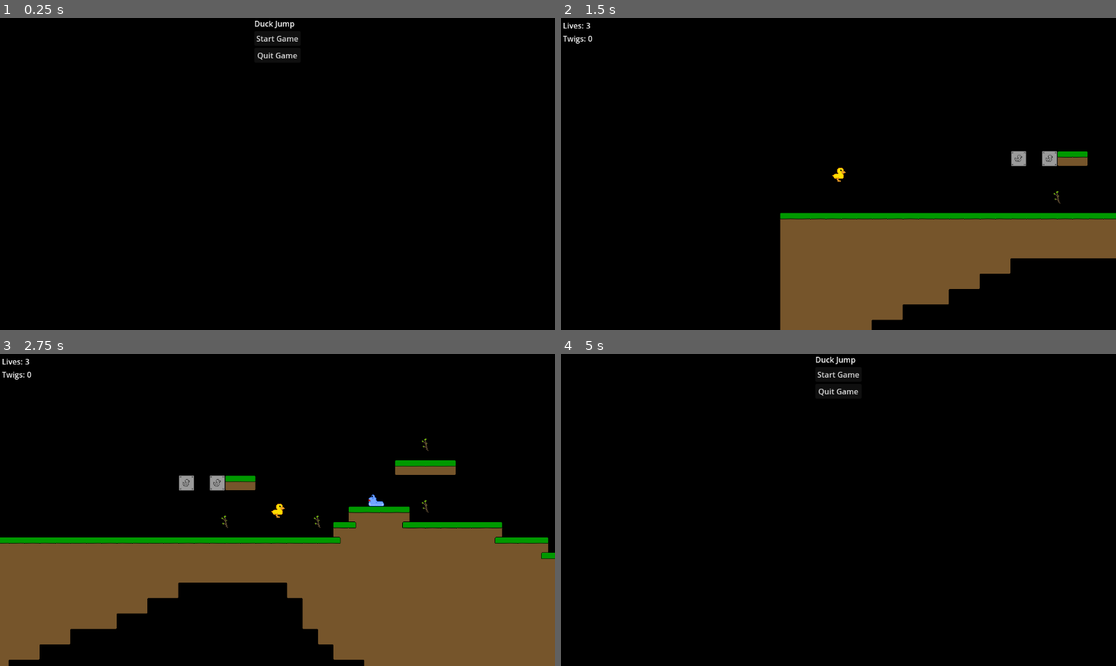
Above: before the commit, frames 1-4 (two rows, left to right).
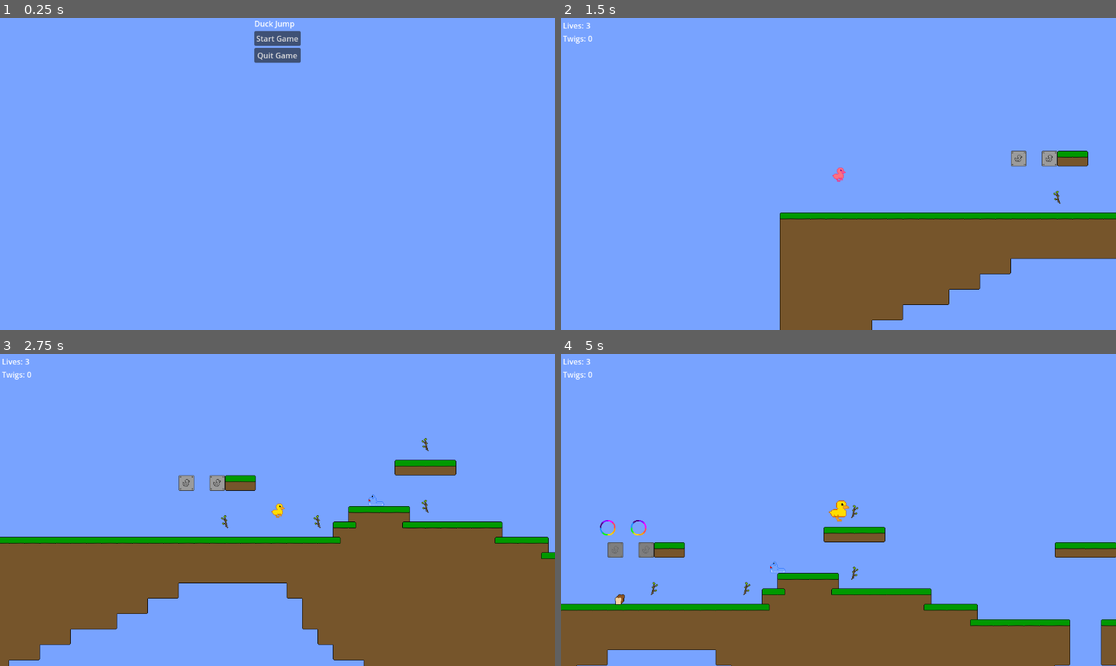
Above: after the commit, the same moments.

Repository: JakeSlaght/ducky-platformer-godot
Game: Godot game, scene res://main.tscn
Same seed, same stepped clock (60 frames per second), same inputs: the game is played once before the commit and once after it.
Inputs:
- Up to frame 1 (0.25 s): no input
- Up to frame 2 (1.5 s): click "Start Game" at 0.5 s; tap Enter at 1.25 s; hold D (right) from 1.28 s (still down); hold W (jump) from 1.28 s (still down)
- Up to frame 3 (2.75 s): keep holding D (right); release W (jump) at 2.03 s; tap Space (fire) at 2.1 s; tap W (jump) at 2.27, 2.3, 2.57 s
- Up to frame 4 (5 s): release D (right) at 2.78 s; hold A (left) 2.78-3.53 s; hold W (jump) 2.78-3.53 s; hold D (right) from 3.53 s (still down); tap Space (fire) at 3.6 s; tap W (jump) at 3.77, 3.8, 4.07 s; hold W (jump) from 4.28 s (still down)

The runs differ from the first frame. In frame 1, 100% of the frame differs, in the area x 0-100%, y 0-100%; in frame 2, 84%; in frame 3, 66%; in frame 4, 100%.

Commit message:
feat: added in immortality stuff

Diff:
--- a/duck/duck.gd
+++ b/duck/duck.gd
@@ -3,8 +3,11 @@
 @onready var animated_sprite_2d: AnimatedSprite2D = %AnimatedSprite2D
 @onready var death_timer: Timer = %death_timer
 @onready var acorn_firing_timer: Timer = %acorn_firing_timer
-
+@onready var immortal_timer: Timer = %immortal_timer
+
+@export var immortal_shader: ShaderMaterial
 @export var current_map: String
+@export var immortality_duration : float = 5.0  # The duration of the color shift effect
 
 const SPEED: float = 450.0
 const JUMP_VELOCITY: float = -450.0
@@ -18,16 +21,22 @@
 var is_firing_acorn: bool = false
 var can_fire_acorn: bool = false
 var is_jumping: bool = false
+var is_invincibile: bool = false
 
 func _ready() -> void:
+	become_immortal()
 	SignalBus.update_lives_counter.emit(lives)
 	death_timer.connect('timeout', Callable(self, 'death_timeout'))
 	acorn_firing_timer.connect('timeout', Callable(self, 'firing_timeout'))
+	immortal_timer.connect('timeout', Callable(self, 'immortal_timeout'))
 	animated_sprite_2d.flip_h = false
 
 func _physics_process(delta: float) -> void:
 	if is_dying:
 		return
+
+	if is_invincibile:
+		_immortality_processing(delta)
 
 	# Add the gravity.
 	if not is_on_floor():
@@ -58,23 +67,23 @@
 	if is_dying or is_firing_acorn:
 		return
 
-	## TODO: Create an idle and jump animation for duck!
+	## TODO: Create a jump animation for duck!
 	## TODO: Create animations for acorn variants
 	match Global.current_state:
 		Global.PlayerState.SMALL, Global.PlayerState.BIG:
 			if is_jumping:
-				pass
+				animated_sprite_2d.play('jump')
 			elif direction != 0:
 				animated_sprite_2d.play('run')
 			else: #idle
 				animated_sprite_2d.play('idle')
 		Global.PlayerState.ACORN:
 			if is_jumping:
-				pass
+				animated_sprite_2d.play('acorn_jump')
 			elif direction != 0:
-				animated_sprite_2d.play('run')
+				animated_sprite_2d.play('acorn_run')
 			else: #idle
-				animated_sprite_2d.play('idle')
+				animated_sprite_2d.play('acorn_idle')
 
 func _jump() -> void:
 		# Handle jump.
@@ -97,14 +106,14 @@
 			#move_and_slide()
 
 func _on_hit_box_body_entered(body: Node2D) -> void:
-	if body.is_in_group("enemies") and body.is_alive:
+	if body.is_in_group("enemies") and body.is_alive and not is_invincibile:
 		match Global.current_state:
 			Global.PlayerState.SMALL:
 				_handle_health()
-			Global.PlayerState.BIG:
-				Global.current_state = Global.PlayerState.SMALL
-			Global.PlayerState.ACORN:
-				Global.current_state = Global.PlayerState. BIG
+			Global.PlayerState.BIG, Global.PlayerState.ACORN:
+				become_small()
+			#Global.PlayerState.ACORN:
+				#Global.current_state = Global.PlayerState. BIG
 
 func _handle_health() -> void:
 	var updated_lives = lives - 1
@@ -146,6 +155,29 @@
 func become_small() -> void:
 	Global.current_state = Global.PlayerState.SMALL
 	self.scale = Vector2(1, 1)
+
+func become_immortal() -> void:
+	is_invincibile = true
+	#immortal_timer.wait_time = 0.1
+	immortal_timer.start()
+	animated_sprite_2d.set_material(immortal_shader)
+	immortal_shader.set_shader_parameter('time_duration', immortality_duration)
+	immortal_shader.set_shader_parameter('time_passed', 0.0)
+
+func _immortality_processing(delta: float) -> void:
+	var time_passed = immortal_shader.get_shader_parameter('time_passed')
+	time_passed += (delta/immortality_duration) * 5.0
+
+	if time_passed > 1.0:
+		time_passed -= 1.0 #ensures that the time pass doesn't go over 1
+
+	immortal_shader.set_shader_parameter('time_passed', time_passed)
+
+func immortal_timeout() -> void:
+	immortal_timer.stop()
+	immortal_shader.set_shader_parameter('time_passed', 0.0)
+	is_invincibile = false
+	animated_sprite_2d.set_material(null)
 
 func got_acorn() -> void:
 	Global.current_state = Global.PlayerState.ACORN
--- a/duck/duck.tscn
+++ b/duck/duck.tscn
@@ -1,10 +1,52 @@
-[gd_scene load_steps=22 format=3 uid="uid://4o2nx7uj576a"]
+[gd_scene load_steps=36 format=3 uid="uid://4o2nx7uj576a"]
 
 [ext_resource type="Texture2D" uid="uid://xfa8w0moyfqr" path="res://images/duck.png" id="1_4ouwr"]
 [ext_resource type="Script" uid="uid://d12hvn4evofvo" path="res://duck/duck.gd" id="1_8etuo"]
+[ext_resource type="Texture2D" uid="uid://bau8yj1sph7mr" path="res://images/mallard_duck.png" id="2_buner"]
+[ext_resource type="Shader" uid="uid://djocbq2fp8imm" path="res://duck/immortal.gdshader" id="2_x12mf"]
 [ext_resource type="Texture2D" uid="uid://cpkokf1lqx64d" path="res://images/duck_dying.png" id="3_1n4f5"]
 [ext_resource type="Script" uid="uid://dy8dqcsrnu7a6" path="res://camera.gd" id="4_th5ro"]
 
+[sub_resource type="ShaderMaterial" id="ShaderMaterial_mo112"]
+shader = ExtResource("2_x12mf")
+shader_parameter/time_passed = 0.0
+
+[sub_resource type="AtlasTexture" id="AtlasTexture_tw2ui"]
+atlas = ExtResource("2_buner")
+region = Rect2(0, 0, 32, 32)
+
+[sub_resource type="AtlasTexture" id="AtlasTexture_wuqjm"]
+atlas = ExtResource("2_buner")
+region = Rect2(32, 0, 32, 32)
+
+[sub_resource type="AtlasTexture" id="AtlasTexture_5ach5"]
+atlas = ExtResource("2_buner")
+region = Rect2(96, 0, 32, 32)
+
+[sub_resource type="AtlasTexture" id="AtlasTexture_y2053"]
+atlas = ExtResource("2_buner")
+region = Rect2(0, 0, 32, 32)
+
+[sub_resource type="AtlasTexture" id="AtlasTexture_da0nt"]
+atlas = ExtResource("2_buner")
+region = Rect2(32, 0, 32, 32)
+
+[sub_resource type="AtlasTexture" id="AtlasTexture_382w0"]
+atlas = ExtResource("2_buner")
+region = Rect2(64, 0, 32, 32)
+
+[sub_resource type="AtlasTexture" id="AtlasTexture_mbwwv"]
+atlas = ExtResource("2_buner")
+region = Rect2(96, 0, 32, 32)
+
+[sub_resource type="AtlasTexture" id="AtlasTexture_fu0e5"]
+atlas = ExtResource("2_buner")
+region = Rect2(128, 0, 32, 32)
+
+[sub_resource type="AtlasTexture" id="AtlasTexture_kyi77"]
+atlas = ExtResource("2_buner")
+region = Rect2(160, 0, 32, 32)
+
 [sub_resource type="AtlasTexture" id="AtlasTexture_th5ro"]
 atlas = ExtResource("3_1n4f5")
 region = Rect2(0, 0, 32, 32)
@@ -32,6 +74,14 @@
 [sub_resource type="AtlasTexture" id="AtlasTexture_tl1vh"]
 atlas = ExtResource("1_4ouwr")
 region = Rect2(0, 0, 32, 32)
+
+[sub_resource type="AtlasTexture" id="AtlasTexture_e13lg"]
+atlas = ExtResource("1_4ouwr")
+region = Rect2(32, 0, 32, 32)
+
+[sub_resource type="AtlasTexture" id="AtlasTexture_xuka7"]
+atlas = ExtResource("1_4ouwr")
+region = Rect2(96, 0, 32, 32)
 
 [sub_resource type="AtlasTexture" id="AtlasTexture_r1fxg"]
 atlas = ExtResource("1_4ouwr")
@@ -61,6 +111,48 @@
 animations = [{
 "frames": [{
 "duration": 1.0,
+"texture": SubResource("AtlasTexture_tw2ui")
+}],
+"loop": true,
+"name": &"acorn_idle",
+"speed": 5.0
+}, {
+"frames": [{
+"duration": 1.0,
+"texture": SubResource("AtlasTexture_wuqjm")
+}, {
+"duration": 1.0,
+"texture": SubResource("AtlasTexture_5ach5")
+}],
+"loop": true,
+"name": &"acorn_jump",
+"speed": 2.0
+}, {
+"frames": [{
+"duration": 1.0,
+"texture": SubResource("AtlasTexture_y2053")
+}, {
+"duration": 1.0,
+"texture": SubResource("AtlasTexture_da0nt")
+}, {
+"duration": 1.0,
+"texture": SubResource("AtlasTexture_382w0")
+}, {
+"duration": 1.0,
+"texture": SubResource("AtlasTexture_mbwwv")
+}, {
+"duration": 1.0,
+"texture": SubResource("AtlasTexture_fu0e5")
+}, {
+"duration": 1.0,
+"texture": SubResource("AtlasTexture_kyi77")
+}],
+"loop": true,
+"name": &"acorn_run",
+"speed": 5.0
+}, {
+"frames": [{
+"duration": 1.0,
 "texture": SubResource("AtlasTexture_th5ro")
 }, {
 "duration": 1.0,
@@ -89,6 +181,17 @@
 "loop": true,
 "name": &"idle",
 "speed": 5.0
+}, {
+"frames": [{
+"duration": 1.0,
+"texture": SubResource("AtlasTexture_e13lg")
+}, {
+"duration": 1.0,
+"texture": SubResource("AtlasTexture_xuka7")
+}],
+"loop": true,
+"name": &"jump",
+"speed": 2.0
 }, {
 "frames": [{
 "duration": 1.0,
@@ -129,19 +232,21 @@
 collision_mask = 13
 platform_floor_layers = 4294901765
 script = ExtResource("1_8etuo")
+immortal_shader = SubResource("ShaderMaterial_mo112")
 
 [node name="AnimatedSprite2D" type="AnimatedSprite2D" parent="."]
 unique_name_in_owner = true
 sprite_frames = SubResource("SpriteFrames_duo6x")
-animation = &"idle"
-frame_progress = 0.915183
+animation = &"acorn_run"
 
 [node name="CollisionShape2D" type="CollisionShape2D" parent="."]
+visible = false
 position = Vector2(0, -2)
 shape = SubResource("RectangleShape2D_uptgx")
 
 [node name="hit_box" type="Area2D" parent="."]
 unique_name_in_owner = true
+visible = false
 position = Vector2(0, -6)
 collision_layer = 3
 collision_mask = 13
@@ -151,6 +256,7 @@
 shape = SubResource("RectangleShape2D_70n7o")
 
 [node name="feet" type="Area2D" parent="."]
+visible = false
 collision_layer = 3
 collision_mask = 13
 
@@ -168,5 +274,8 @@
 [node name="acorn_firing_timer" type="Timer" parent="."]
 unique_name_in_owner = true
 
+[node name="immortal_timer" type="Timer" parent="."]
+unique_name_in_owner = true
+
 [connection signal="body_entered" from="hit_box" to="." method="_on_hit_box_body_entered"]
 [connection signal="body_entered" from="feet" to="." method="_on_feet_body_entered"]
--- /dev/null
+++ b/duck/immortal.gdshader
@@ -0,0 +1,33 @@
+shader_type canvas_item;
+
+uniform float time_passed : hint_range(0.0, 1.0);  // How much time has passed (from 0 to 1)
+
+void fragment() {
+	vec4 texture_default = texture(TEXTURE, UV);
+	// Loop the time_passed using modulo to keep it between [0, 1]
+	float offset = mod(time_passed, 1.0);
+	float default_alpha = texture_default.a;
+
+	vec4 rainbow_color = vec4(1.0, 0.3, 0.3, 1.0); // Default red
+
+	// Mapping the offset to a color palette (rainbow colors)
+	if (offset < 0.125) {
+	    rainbow_color = vec4(1.0,  0.3, 0.3, default_alpha); // Red
+	} else if (offset < 0.25) {
+	    rainbow_color = vec4(1.0, 0.65, 0.0, default_alpha); // Orange
+	} else if (offset < 0.375) {
+	    rainbow_color = vec4(1.0,  1.0, 0.0, default_alpha); // Yellow
+	} else if (offset < 0.5) {
+	    rainbow_color = vec4(0.0, 1.0, 0.0, default_alpha); // Green
+	} else if (offset < 0.625) {
+	    rainbow_color = vec4(0.0, 0.56, 1.0, default_alpha); // Cyan
+	} else if (offset < 0.75) {
+	    rainbow_color = vec4(0.29, 0.0, 0.5, default_alpha); // Indigo
+	} else if (offset < 0.875) {
+	    rainbow_color = vec4(0.55, 0.0, 1.0, default_alpha); // Violet
+	} else {
+	    rainbow_color = vec4(1.0, 0.0, 1.0, default_alpha); // Magenta
+	}
+	// Blend the rainbow color on top of the base texture
+    COLOR = mix(texture_default, rainbow_color, 0.5); // 0.5 = 50% blend
+}
--- a/mystery_box.gd
+++ b/mystery_box.gd
@@ -8,8 +8,6 @@
 func _ready() -> void:
 	original_position = position
 
-
-
 func _on_body_entered(body: Node2D) -> void:
 	if body.is_in_group('player') and state == State.UNBUMPED:
 		_bump_block()
@@ -18,11 +16,17 @@
 	state = State.BUMPED
 	sprite_2d.frame = 1
 
-	match Global.current_state:
-		Global.PlayerState.SMALL:
-			Global.spawn_bread(self.global_position + Vector2(0, -20))
-		Global.PlayerState.BIG, Global.PlayerState.ACORN:
-			Global.spawn_acorn(self.global_position + Vector2(0, -30))
+	var rando_drop = randf()
+	if rando_drop < 0.3:
+		Global.spawn_ring(self.global_position + Vector2(0,-30))
+	else:
+		match Global.current_state:
+			Global.PlayerState.SMALL:
+				Global.spawn_bread(self.global_position + Vector2(0, -20))
+			Global.PlayerState.BIG, Global.PlayerState.ACORN:
+				Global.spawn_acorn(self.global_position + Vector2(0, -30))
+			_:
+				Global.spawn_twig(self.global_position + Vector2(0,-30))
 
 	_bump_upwards()
 	var timer = get_tree().create_timer(0.2)
--- a/project.godot
+++ b/project.godot
@@ -59,4 +59,4 @@
 [rendering]
 
 textures/canvas_textures/default_texture_filter=0
-environment/defaults/default_clear_color=Color(0, 0, 0, 1)
+environment/defaults/default_clear_color=Color(0.47034, 0.640011, 1, 1)
--- /dev/null
+++ b/rainbow_ring.gd
@@ -0,0 +1,10 @@
+extends Area2D
+
+func _on_hitbox_body_entered(body: Node2D) -> void:
+	if body.is_in_group('player'):
+		body.become_immortal()
+		queue_free()
+		#SignalBus.update_twigs_counter.emit(1)
+		#if Global.add_duck_life():
+			#body.add_life()
+		#queue_free()
--- /dev/null
+++ b/rainbow_ring.tscn
@@ -0,0 +1,92 @@
+[gd_scene load_steps=14 format=3 uid="uid://duyq0mrb4f8cx"]
+
+[ext_resource type="Texture2D" uid="uid://55vpi41nid3l" path="res://images/rainbow_ring.png" id="1_rsw6y"]
+[ext_resource type="Script" uid="uid://b6l486jw4cgbj" path="res://rainbow_ring.gd" id="1_smnau"]
+
+[sub_resource type="AtlasTexture" id="AtlasTexture_smnau"]
+atlas = ExtResource("1_rsw6y")
+region = Rect2(0, 0, 32, 32)
+
+[sub_resource type="AtlasTexture" id="AtlasTexture_oc6v1"]
+atlas = ExtResource("1_rsw6y")
+region = Rect2(32, 0, 32, 32)
+
+[sub_resource type="AtlasTexture" id="AtlasTexture_6y4y6"]
+atlas = ExtResource("1_rsw6y")
+region = Rect2(64, 0, 32, 32)
+
+[sub_resource type="AtlasTexture" id="AtlasTexture_58lya"]
+atlas = ExtResource("1_rsw6y")
+region = Rect2(96, 0, 32, 32)
+
+[sub_resource type="AtlasTexture" id="AtlasTexture_hccoy"]
+atlas = ExtResource("1_rsw6y")
+region = Rect2(128, 0, 32, 32)
+
+[sub_resource type="AtlasTexture" id="AtlasTexture_r2f08"]
+atlas = ExtResource("1_rsw6y")
+region = Rect2(160, 0, 32, 32)
+
+[sub_resource type="AtlasTexture" id="AtlasTexture_aijan"]
+atlas = ExtResource("1_rsw6y")
+region = Rect2(192, 0, 32, 32)
+
+[sub_resource type="AtlasTexture" id="AtlasTexture_shpyh"]
+atlas = ExtResource("1_rsw6y")
+region = Rect2(224, 0, 32, 32)
+
+[sub_resource type="SpriteFrames" id="SpriteFrames_hjxxd"]
+animations = [{
+"frames": [{
+"duration": 1.0,
+"texture": SubResource("AtlasTexture_smnau")
+}, {
+"duration": 1.0,
+"texture": SubResource("AtlasTexture_oc6v1")
+}, {
+"duration": 1.0,
+"texture": SubResource("AtlasTexture_6y4y6")
+}, {
+"duration": 1.0,
+"texture": SubResource("AtlasTexture_58lya")
+}, {
+"duration": 1.0,
+"texture": SubResource("AtlasTexture_hccoy")
+}, {
+"duration": 1.0,
+"texture": SubResource("AtlasTexture_r2f08")
+}, {
+"duration": 1.0,
+"texture": SubResource("AtlasTexture_aijan")
+}, {
+"duration": 1.0,
+"texture": SubResource("AtlasTexture_shpyh")
+}],
+"loop": true,
+"name": &"default",
+"speed": 10.0
+}]
+
+[sub_resource type="CircleShape2D" id="CircleShape2D_q4e07"]
+radius = 15.0
+
+[sub_resource type="CircleShape2D" id="CircleShape2D_cx2iw"]
+radius = 18.0278
+
+[node name="rainbow_ring" type="Area2D"]
+script = ExtResource("1_smnau")
+
+[node name="AnimatedSprite2D" type="AnimatedSprite2D" parent="."]
+sprite_frames = SubResource("SpriteFrames_hjxxd")
+autoplay = "default"
+frame_progress = 0.165785
+
+[node name="CollisionShape2D" type="CollisionShape2D" parent="."]
+shape = SubResource("CircleShape2D_q4e07")
+
+[node name="hitbox" type="Area2D" parent="."]
+
+[node name="CollisionShape2D2" type="CollisionShape2D" parent="hitbox"]
+shape = SubResource("CircleShape2D_cx2iw")
+
+[connection signal="body_entered" from="hitbox" to="." method="_on_hitbox_body_entered"]
--- a/singletons/global.gd
+++ b/singletons/global.gd
@@ -16,6 +16,19 @@
 	acorn_powerup.global_position = position
 	get_tree().root.add_child(acorn_powerup)
 
+func spawn_twig(position: Vector2) -> void:
+	var twig_scene = load("res://twig.tscn")
+	var twig = twig_scene.instantiate()
+	twig.global_position = position
+	get_tree().root.add_child(twig)
+
+func spawn_ring(position: Vector2) -> void:
+	var rainbow_ring_scene = load("res://rainbow_ring.tscn")
+	var rainbow_ring = rainbow_ring_scene.instantiate()
+	rainbow_ring.global_position = position
+	get_tree().root.add_child(rainbow_ring)
+
+
 func add_duck_life() -> bool:
 	var remaining_twigs = twigs_total - 100
 	if remaining_twigs >= 0:
Not shown, added: duck/immortal.gdshader.uid
Not shown, added: rainbow_ring.gd.uid
